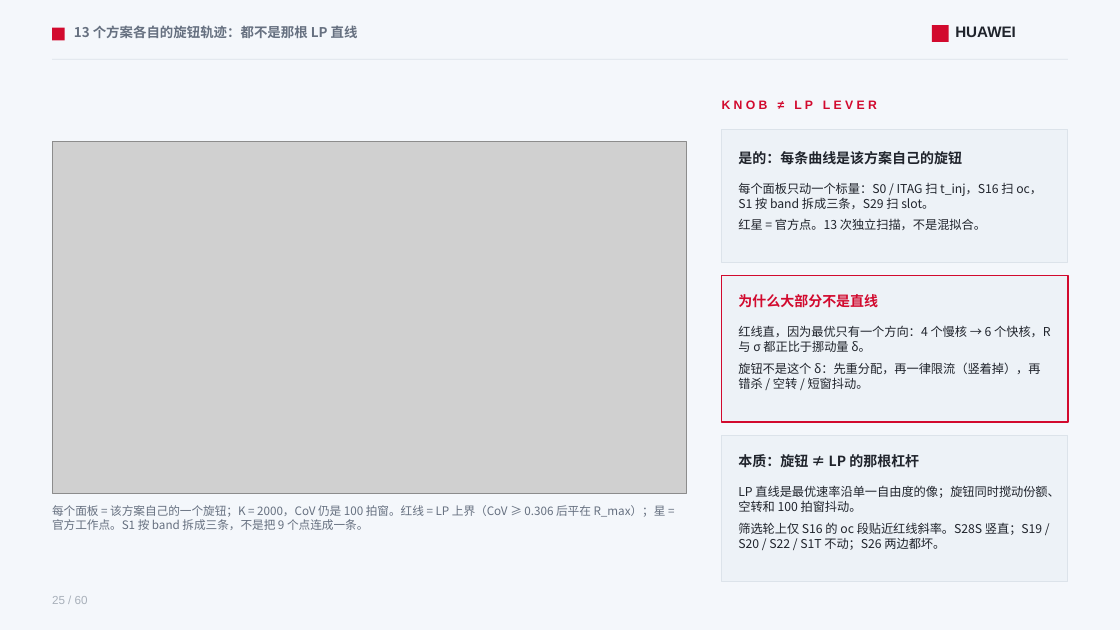
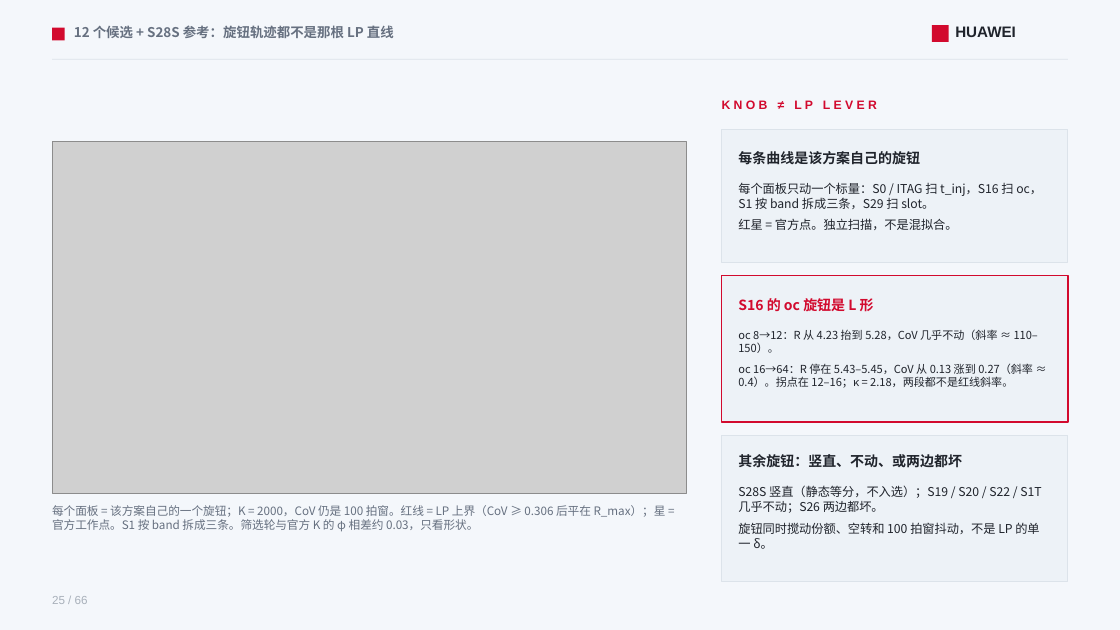
Before and after one commit to lukebest/booksim2, a slide deck: slide 25 of ppt/ring2-write-fairness.pptx. Drawn at 1120x630 pixels with LibreOffice and Linux fonts; fonts in the diff are those of the drawing; grey boxes stand for pictures. Boxes give left, top, right and bottom in pixels: in the first picture for what was removed or moved away, otherwise in the second. Text is boxed around its words. In the diff, an @@ line names an element or a change of style, - is before the commit and + after.

```diff
--- a/ppt/ring2-write-fairness.pptx
+++ b/ppt/ring2-write-fairness.pptx
@@ text at [74,25,394,38]: text changed @@
-13 个方案各自的旋钮轨迹：都不是那根 LP 直线
+12 个候选 + S28S 参考：旋钮轨迹都不是那根 LP 直线
@@ text at [738,151,920,164]: text changed @@
-是的：每条曲线是该方案自己的旋钮
+每条曲线是该方案自己的旋钮
@@ text at [738,218,958,230]: text changed @@
-红星 = 官方点。13 次独立扫描，不是混拟合。
+红星 = 官方点。独立扫描，不是混拟合。
@@ text at [738,296,874,314]: text changed @@
-为什么大部分不是直线
+S16 的 oc 旋钮是 L 形
@@ text at [738,329,1038,388]: text changed; size 10.5 to 9.5 pt @@
-红线直，因为最优只有一个方向：4 个慢核 → 6 个快核，R 与 σ 都正比于挪动量 δ。
-旋钮不是这个 δ：先重分配，再一律限流（竖着掉），再错杀 / 空转 / 短窗抖动。
+oc 8→12：R 从 4.23 抬到 5.28，CoV 几乎不动（斜率 ≈ 110–150）。
+oc 16→64：R 停在 5.43–5.45，CoV 从 0.13 涨到 0.27（斜率 ≈ 0.4）。拐点在 12–16；κ = 2.18，两段都不是红线斜率。
@@ text at [738,454,962,468]: text changed @@
-本质：旋钮 ≠ LP 的那根杠杆
+其余旋钮：竖直、不动、或两边都坏
@@ text at [52,505,666,532]: text changed @@
-每个面板 = 该方案自己的一个旋钮；K = 2000，CoV 仍是 100 拍窗。红线 = LP 上界（CoV ≥ 0.306 后平在 R_max）；星 = 官方工作点。S1 按 band 拆成三条，不是把 9 个点连成一条。
+每个面板 = 该方案自己的一个旋钮；K = 2000，CoV 仍是 100 拍窗。红线 = LP 上界（CoV ≥ 0.306 后平在 R_max）；星 = 官方工作点。S1 按 band 拆成三条。筛选轮与官方 K 的 φ 相差约 0.03，只看形状。
@@ text at [738,485,1041,549]: text changed @@
-LP 直线是最优速率沿单一自由度的像；旋钮同时搅动份额、空转和 100 拍窗抖动。
-筛选轮上仅 S16 的 oc 段贴近红线斜率。S28S 竖直；S19 / S20 / S22 / S1T 不动；S26 两边都坏。
+S28S 竖直（静态等分，不入选）；S19 / S20 / S22 / S1T 几乎不动；S26 两边都坏。
+旋钮同时搅动份额、空转和 100 拍窗抖动，不是 LP 的单一 δ。
```
Also in this commit, not shown: 57 other slides changed, 7 slides added, 1 slide removed, 10 other files.
